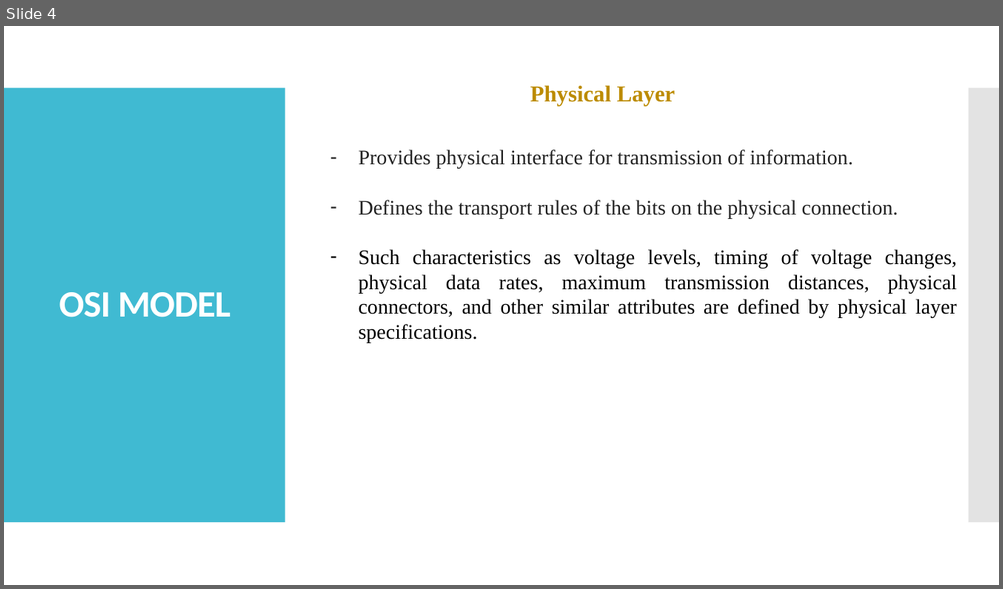
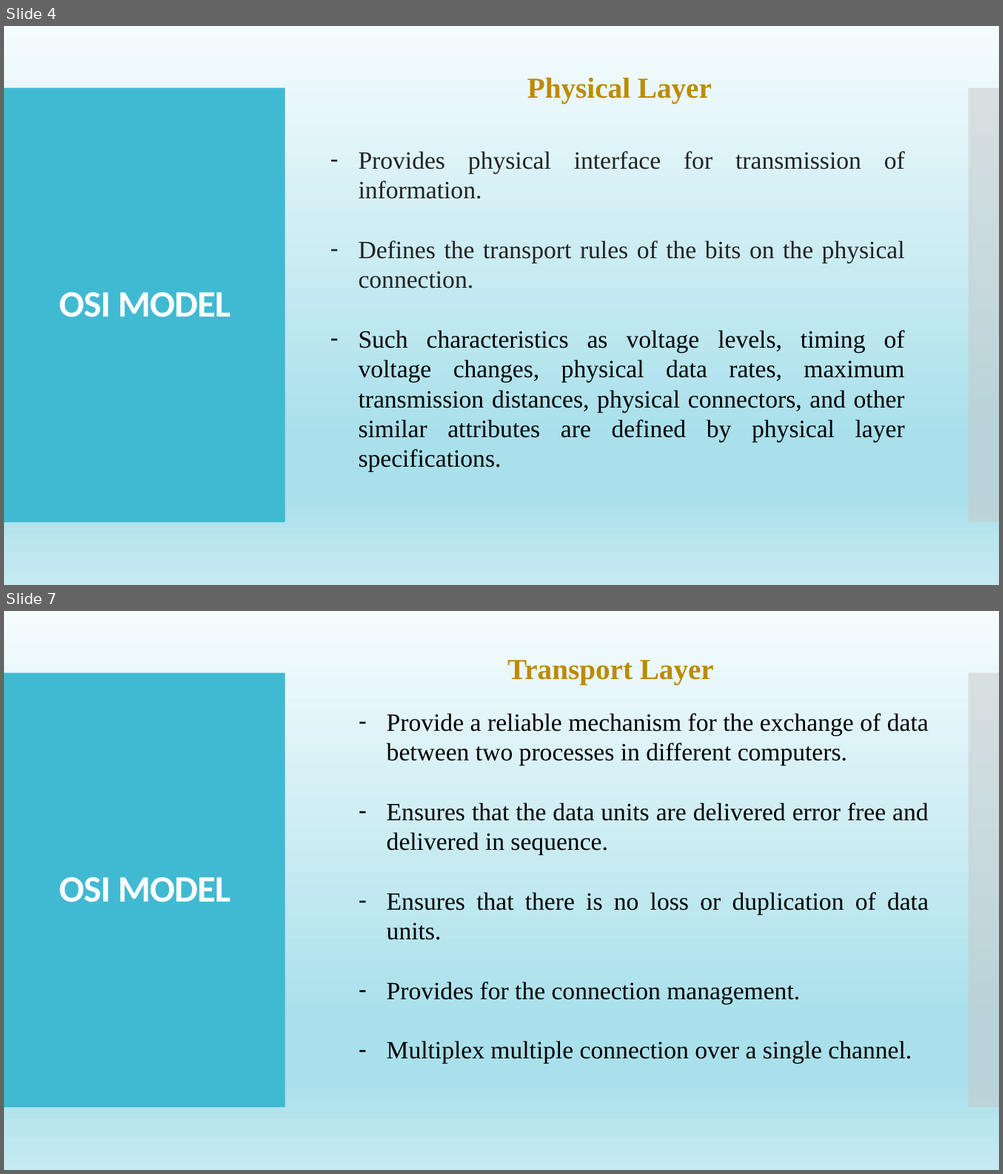
Before and after one commit to tiendatdk3493/video-javaScript, a slide deck: TCP-IP.pptx. Shown one above the other, each under a label of ours: slide 4 before the commit, slides 4 and 7 after it; the slides between them are not shown. The pictures are 1003x589 and 1003x1174 pixels, drawn with LibreOffice and Linux fonts; fonts in the diff are those of the drawing. Boxes give left, top, right and bottom in pixels: in the first picture for what was removed or moved away, otherwise in the second. Text is boxed around its words. In the diff, an @@ line names an element or a change of style, - is before the commit and + after.

```diff
--- a/TCP-IP.pptx
+++ b/TCP-IP.pptx
@@ slide 7 added at bbox=[4, 611, 999, 1170], background gradient #F5FCFD to #A9E0EB to #C6EAF1; not listed: 2 template elements that a slide beside it also shows @@
@@ text added at bbox=[507, 660, 714, 685], 28 pt, text #BB8B00, bold @@
+Transport Layer
@@ text added at bbox=[387, 713, 928, 1064], 24 pt, text #000000 @@
+– Provide a reliable mechanism for the exchange of data between two processes in different computers.
+– Ensures that the data units are delivered error free and delivered in sequence.
+– Ensures that there is no loss or duplication of data units.
+– Provides for the connection management.
+– Multiplex multiple connection over a single channel.
@@ title added at bbox=[59, 877, 230, 903], 36 pt, text #FFFFFF, bold @@
+OSI MODEL
@@ slide 4 changed as well @@
@@ background #FFFFFF to gradient #F5FCFD to #A9E0EB to #C6EAF1 @@
@@ text "Physical Layer": place and size @@
-text "Physical Layer" at bbox=[530, 85, 675, 106]
+text "Physical Layer" at bbox=[527, 77, 711, 103]
@@ text "Physical Layer" at bbox=[527, 77, 711, 103]: size 22 to 28 pt @@
@@ text "Provides physical interface for transmission ..." at bbox=[358, 151, 905, 472]: size 20 to 24 pt @@
```
Also in this commit, not shown: 20 other slides changed, 4 other slides added, 1 slide removed, 1 other file.
